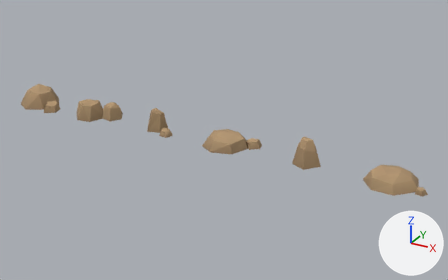
One commit to the glTF model assets/hellrider/environment/rocks.glb: the scene before it, then after it.
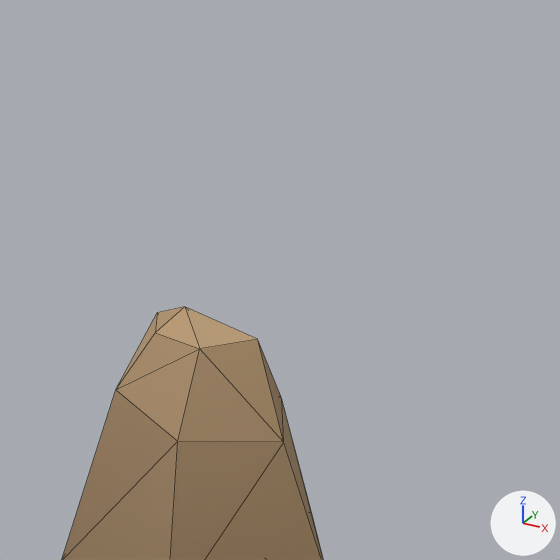
The first picture shows the older version from a 50 mm lens placed at (26.5, -42.0, 21.4), pointed at (2.9, 0.9, 0.0). The close-ups show the older and then the newer version on the part from 64% to 77% of the width and 37% to 58% of the height of that picture. Only the edits that show in the close-ups are written down. The lights are fixed; the arrows at lower right show +X, +Y and +Z. The close-ups show mesh edges as thin lines. Vertices at exactly the same position are counted once.

In view in the first close-up: 'rock_block'.
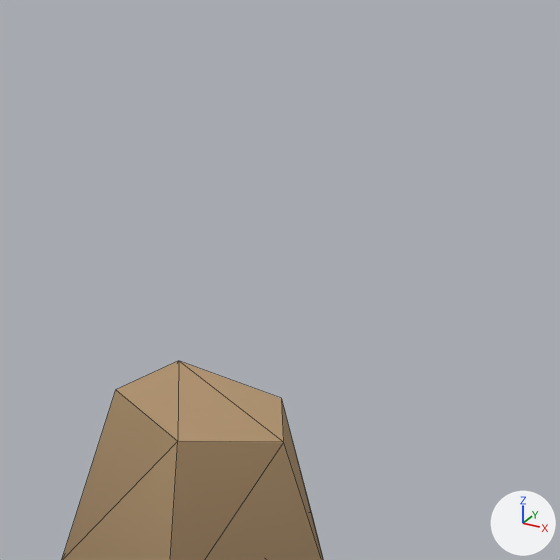
Where the change shows, as pixel boxes [x1, y1, x2, y2] in the close-ups (560 x 560 px):
'rock_block', reshaped
    before: [62, 307, 324, 560]
    after: [62, 361, 324, 560]
part 1 of me_rock_block, cut back
    before: [116, 307, 284, 442]
    after: [116, 361, 284, 442]

The edits, one by one:
me_rock_block is used by ob_rock_block; location (11.0, 0.0, 0.0).
me_rock_block had 15 vertices, 26 faces and spanned x -1.1..1.1, y -1.24..1.24, z 0.0..2.12.
me_rock_block now has 10 vertices, 16 faces and spans x -1.1..1.1, y -1.24..1.24, z 0.0..1.58.
Part 1, on me_rock_block:
5 vertices are removed from x -0.64..0.26, y -0.33..0.29, z 2.04..2.12.
13 faces are deleted.
3 new faces join them.
